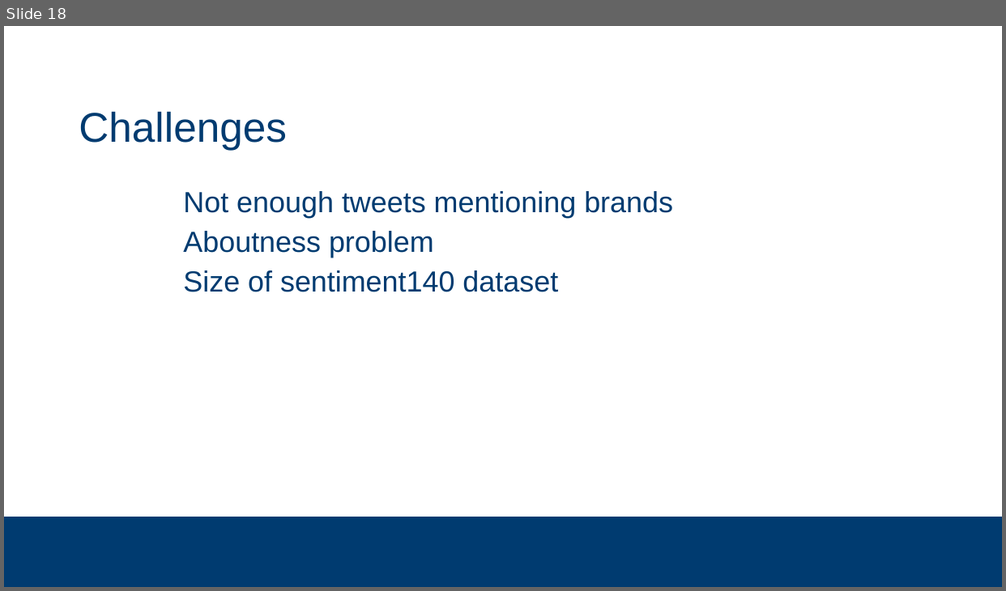
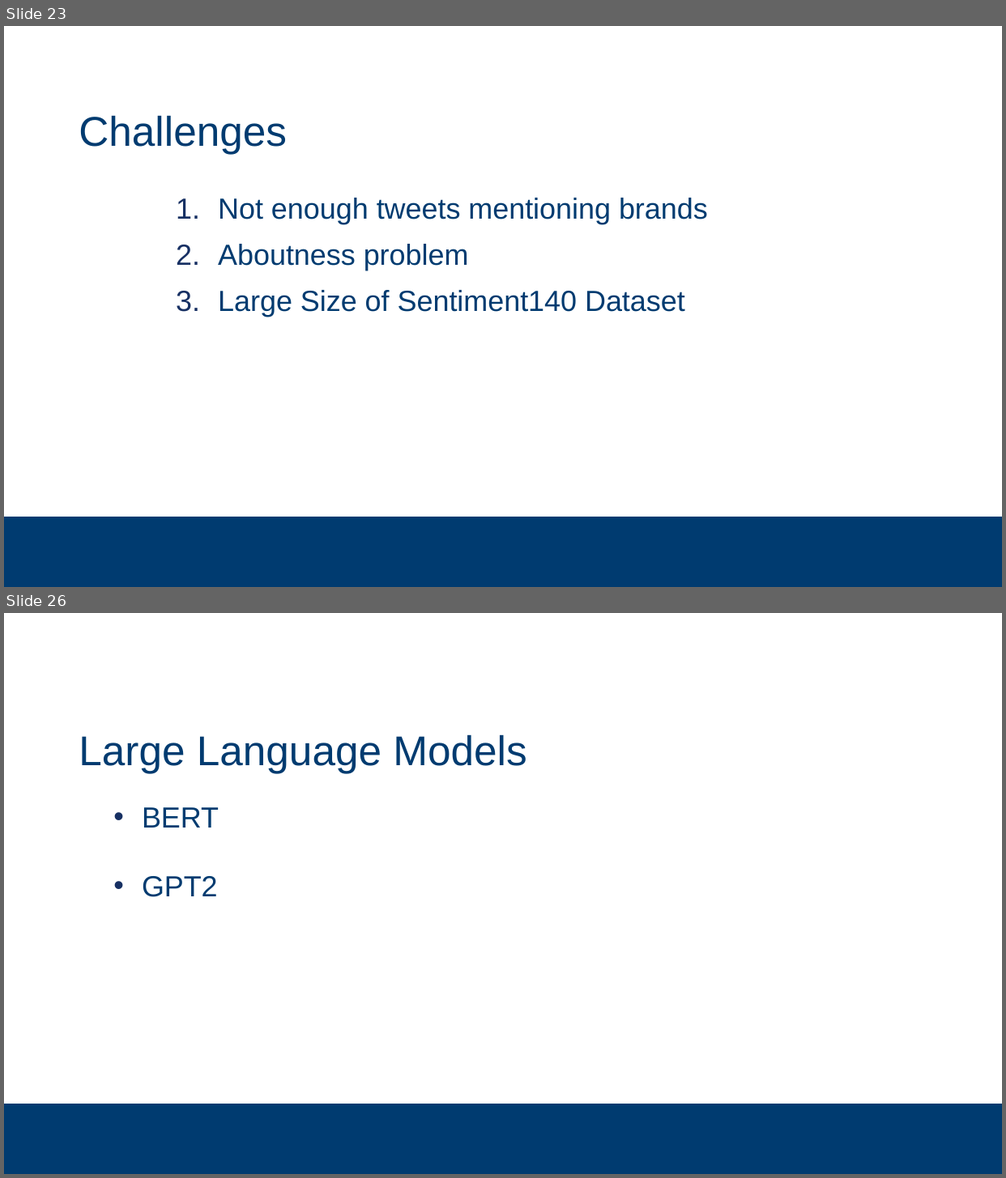
Before and after one commit to subsystem3/project, a slide deck: Final-Project-Team-2.pptx. Shown one above the other, each under a label of ours: slide 18 before the commit, slides 23 and 26 after it; the slides between them are not shown. The pictures are 1006x591 and 1006x1178 pixels, drawn with LibreOffice and Linux fonts; fonts in the diff are those of the drawing; background and template pictures are left out. Boxes give left, top, right and bottom in pixels: in the first picture for what was removed or moved away, otherwise in the second. Text is boxed around its words. In the diff, an @@ line names an element or a change of style, - is before the commit and + after.

```diff
--- a/Final-Project-Team-2.pptx
+++ b/Final-Project-Team-2.pptx
@@ slide 26 added at [4,613,1002,1174], background #FFFFFF; not listed: 1 template element that a slide beside it also shows @@
@@ title added at [79,735,526,773], 40 pt, text #003B70 @@
+Large Language Models
@@ text added at [142,807,219,897], 28 pt, text #003B70 @@
+  • BERT
+  • GPT2
@@ what was slide 18 is now slide 23 @@
@@ slide 23 changed as well @@
@@ title "Challenges" at [79,115,287,154]: line spacing 42pt to 1.05 @@
@@ text at [218,198,708,271]: bullet   to 1.; line spacing 32pt to 1.14; less space between paragraphs @@
@@ text at [218,290,685,317]: text changed @@
-  Size of sentiment140 dataset
+3. Large Size of Sentiment140 Dataset
```
Also in this commit, not shown: 14 other slides changed, 11 other slides added, 6 slides removed.
